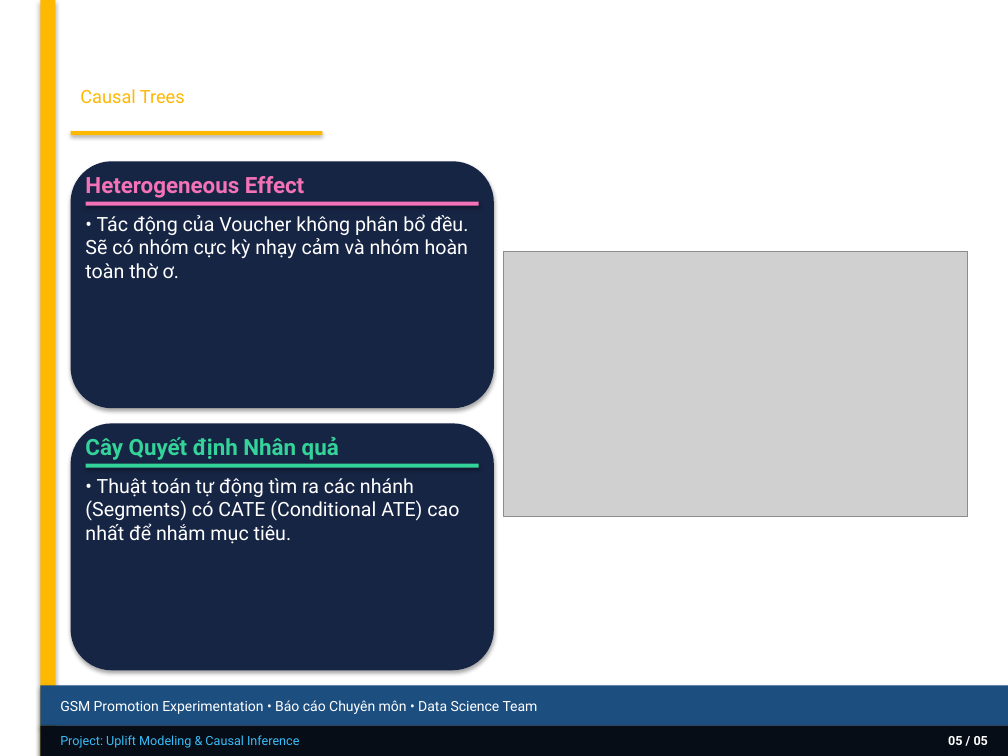
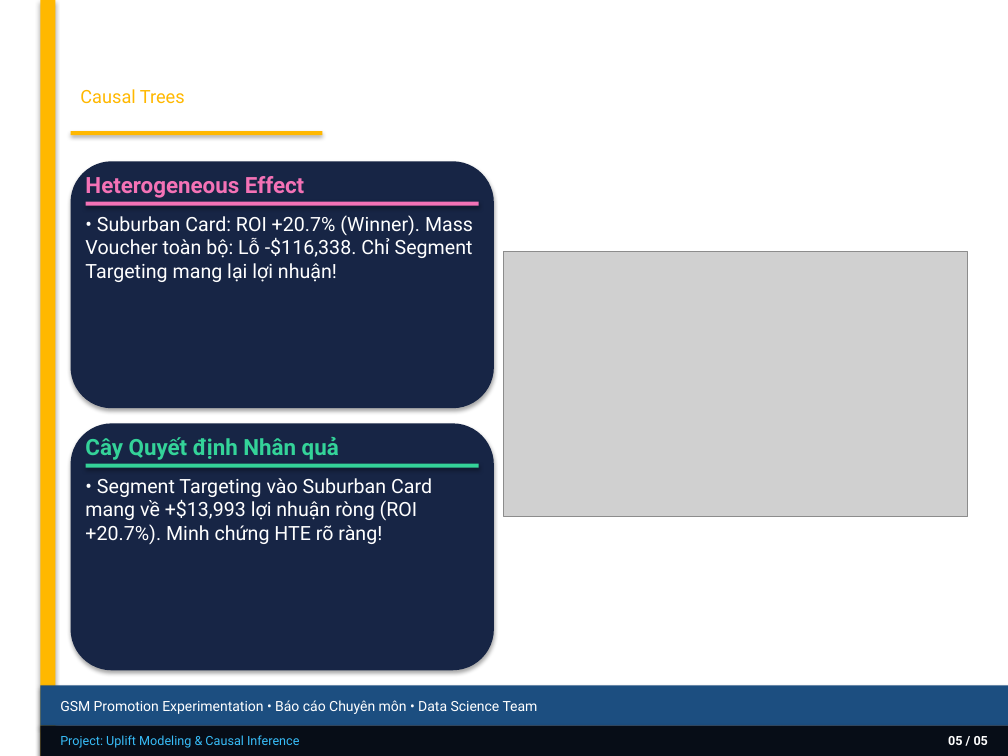
Before and after one commit to thaibuivan/GSM-promotion-experimentation, a slide deck: slide 9 of docs/Week4_AA_AB_Testing_Summary.pptx. Drawn at 1008x756 pixels with LibreOffice and Linux fonts; fonts in the diff are those of the drawing; grey boxes stand for pictures. Boxes give left, top, right and bottom in pixels: in the first picture for what was removed or moved away, otherwise in the second. Text is boxed around its words. In the diff, an @@ line names an element or a change of style, - is before the commit and + after.

```diff
--- a/docs/Week4_AA_AB_Testing_Summary.pptx
+++ b/docs/Week4_AA_AB_Testing_Summary.pptx
@@ text at (85,215,473,282): text changed @@
-• Tác động của Voucher không phân bổ đều. Sẽ có nhóm cực kỳ nhạy cảm và nhóm hoàn toàn thờ ơ.
+• Suburban Card: ROI +20.7% (Winner). Mass Voucher toàn bộ: Lỗ -$116,338. Chỉ Segment Targeting mang lại lợi nhuận!
@@ text at (85,478,432,544): text changed @@
-• Thuật toán tự động tìm ra các nhánh (Segments) có CATE (Conditional ATE) cao nhất để nhắm mục tiêu.
+• Segment Targeting vào Suburban Card mang về +$13,993 lợi nhuận ròng (ROI +20.7%). Minh chứng HTE rõ ràng!
```
Also in this commit, not shown: 4 other slides changed, 13 other files.
